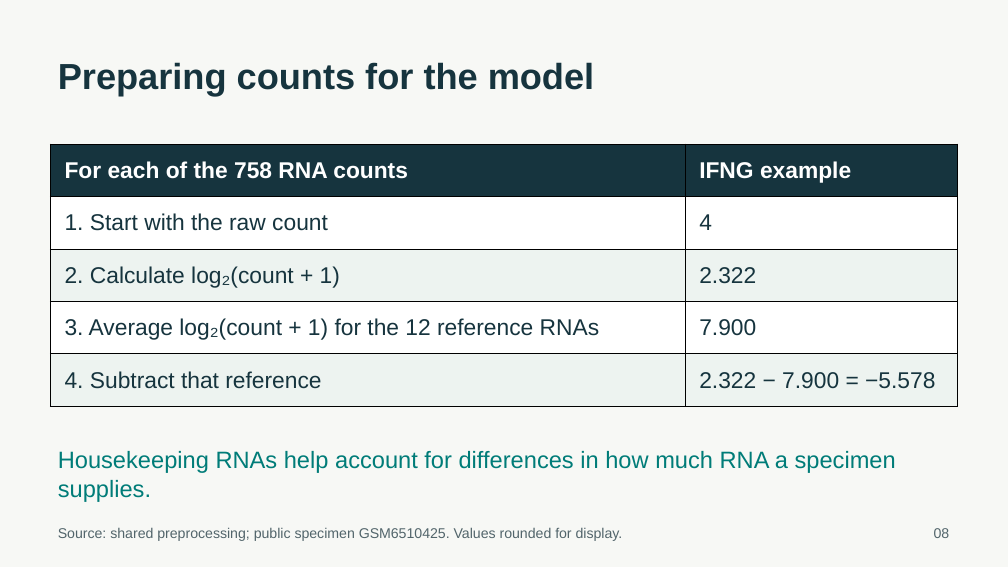
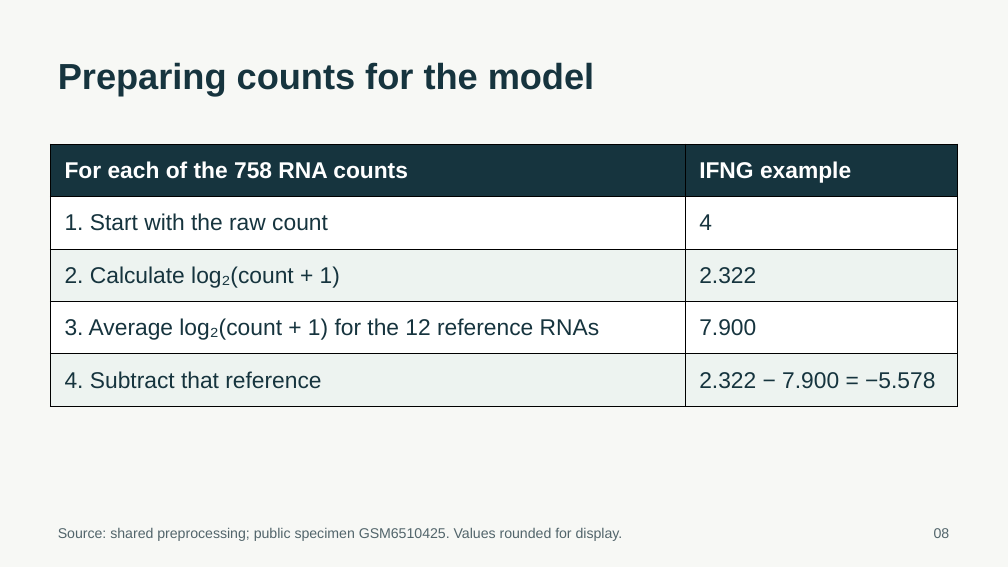
Before and after one commit to ca34525/Kidney-Biopsy-Rejection-Classifier, a slide deck: slide 8 of presentation/unos_kidney_biopsy.pptx. Drawn at 1008x567 pixels with LibreOffice and Linux fonts; fonts in the diff are those of the drawing. Boxes give left, top, right and bottom in pixels: in the first picture for what was removed or moved away, otherwise in the second. Text is boxed around its words. In the diff, an @@ line names an element or a change of style, - is before the commit and + after.

```diff
--- a/presentation/unos_kidney_biopsy.pptx
+++ b/presentation/unos_kidney_biopsy.pptx
@@ text removed at (58, 451, 896, 502) @@
-Housekeeping RNAs help account for differences in how much RNA a specimen supplies.
```
Also in this commit, not shown: 4 other slides changed, 13 other files.
